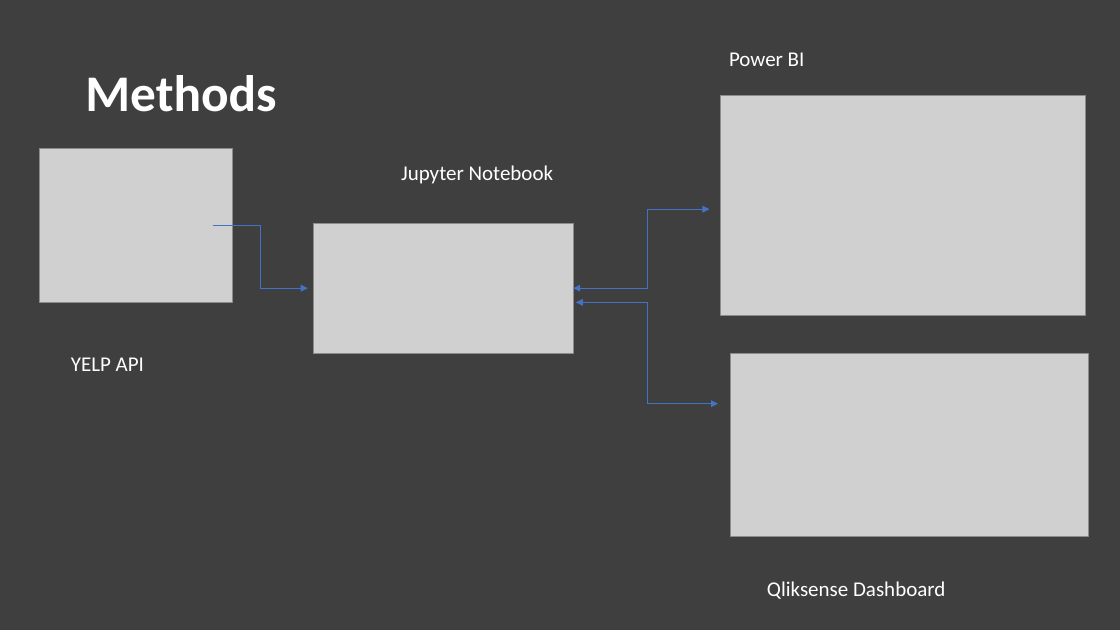
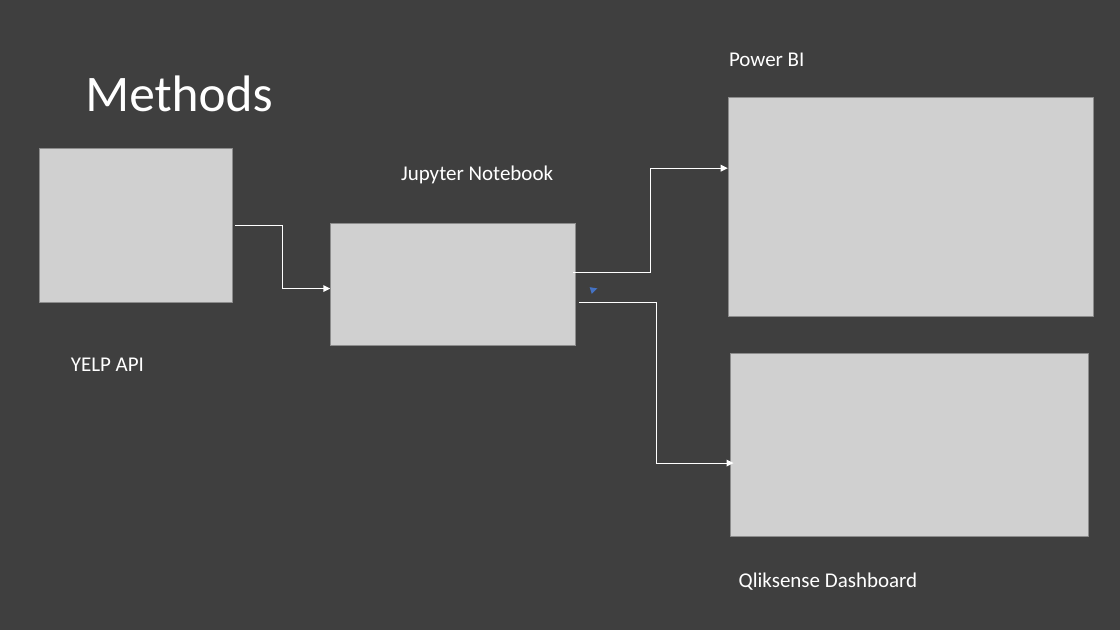
Before and after one commit to PurnimaChandel/Final-Project, a slide deck: slide 4 of Final_presentation.pptx. Drawn at 1120x630 pixels with LibreOffice and Linux fonts; fonts in the diff are those of the drawing; grey boxes stand for pictures. Boxes give left, top, right and bottom in pixels: in the first picture for what was removed or moved away, otherwise in the second. Text is boxed around its words. In the diff, an @@ line names an element or a change of style, - is before the commit and + after.

```diff
--- a/Final_presentation.pptx
+++ b/Final_presentation.pptx
@@ title "Methods" at (85, 75, 272, 112): bold off @@
@@ picture: place and size @@
-picture at (721, 96, 1086, 315)
+picture at (728, 97, 1093, 317)
@@ elbow double arrow moved from (573, 288) - (710, 209) to (573, 272) - (728, 168) @@
@@ elbow double arrow (573, 272) - (728, 168): elbow double arrow to elbow arrow; stroke #4472C4 0.5 pt to #FFFFFF 0.5 pt @@
@@ elbow arrow moved from (213, 225) - (308, 288) to (235, 226) - (330, 289) @@
@@ elbow arrow (235, 226) - (330, 289): stroke #4472C4 0.5 pt to #FFFFFF 0.5 pt @@
@@ picture: place and size @@
-picture at (313, 223, 574, 354)
+picture at (330, 223, 576, 346)
@@ elbow double arrow moved from (576, 302) - (718, 404) to (579, 302) - (734, 463) @@
@@ elbow double arrow (579, 302) - (734, 463): elbow double arrow to elbow arrow; stroke #4472C4 0.5 pt to #FFFFFF 0.5 pt @@
@@ text "Qliksense Dashboard": place and size @@
-text "Qliksense Dashboard" at (767, 581, 945, 599)
+text "Qliksense Dashboard" at (739, 572, 917, 590)
```
Also in this commit, not shown: 8 other slides changed.
